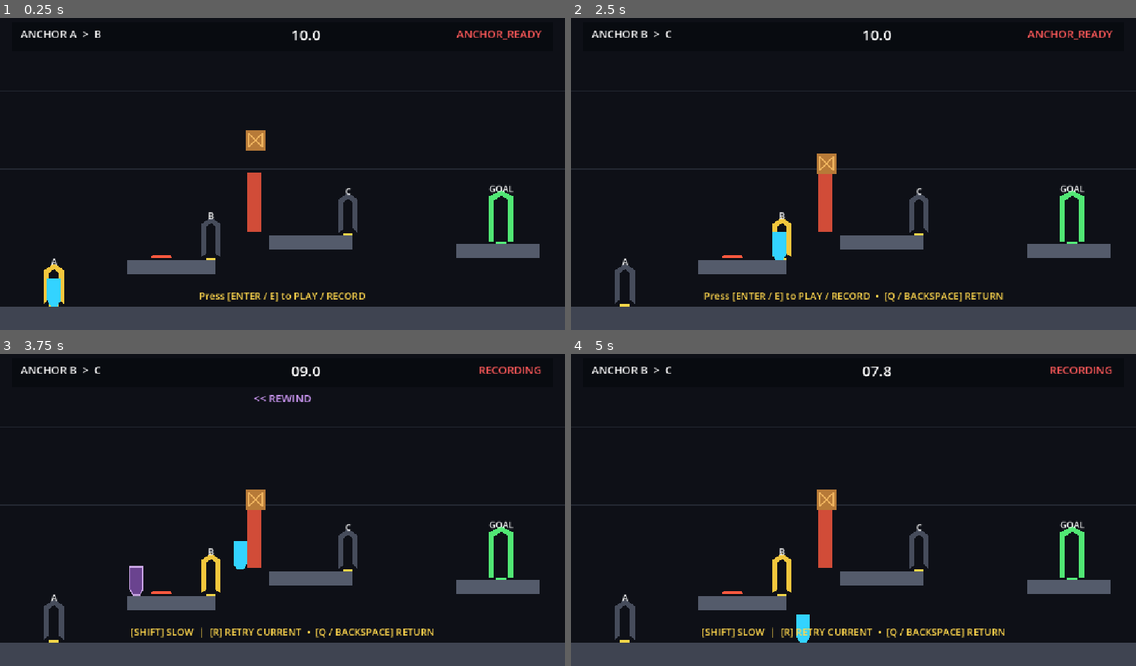
Above: before the commit, frames 1-4 (two rows, left to right).
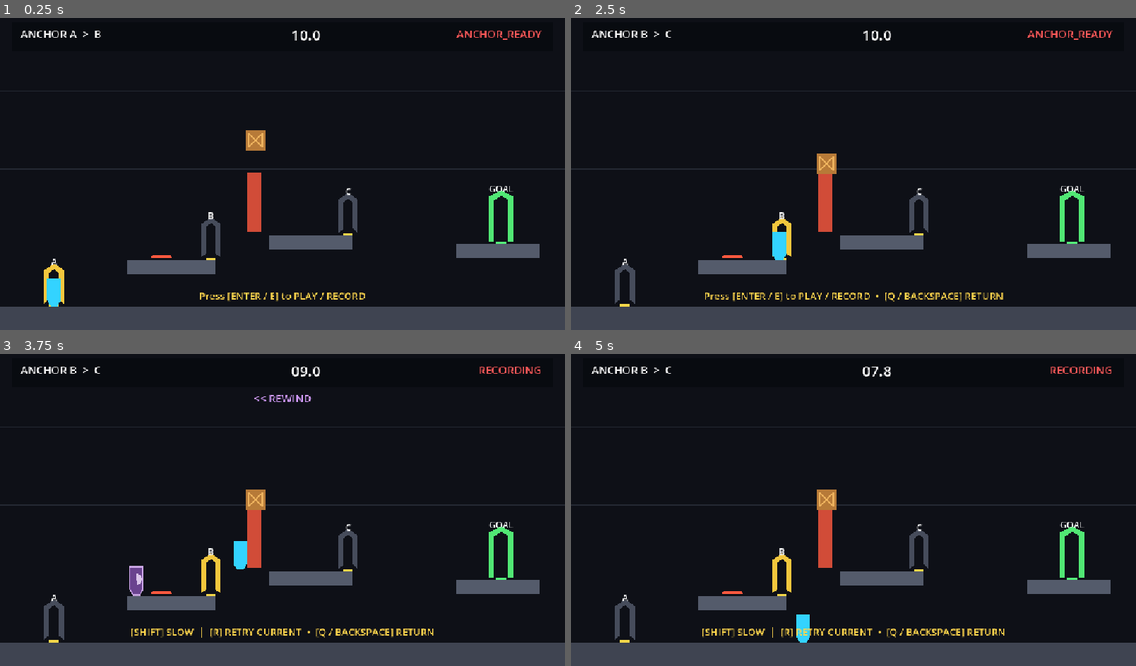
Above: after the commit, the same moments.

Repository: chingminghu/10_seconds
Game: Godot game, scene res://scenes/levels/level2.tscn
The game is run twice, just before and just after one commit, with the same random seed, the same clock (stepped at 60 frames per second) and the same inputs. This scene is started directly instead of the project's main scene.
Inputs:
- Up to frame 1 (0.25 s): no input
- Up to frame 2 (2.5 s): tap Enter (play_record) at 0.5 s; hold Enter (play_record) 0.53-1.28 s; hold D (move_right) 0.53-2.03 s; tap Space (jump) at 0.77, 1.52 s; tap Backspace (return_previous_anchor) at 1.35 s; hold A (move_left) from 2.03 s (still down); hold Shift (slow_move) from 2.03 s (still down)
- Up to frame 3 (3.75 s): tap Enter (play_record) at 2.75 s; release A (move_left) at 2.78 s; release Shift (slow_move) at 2.78 s; hold D (move_right) from 2.78 s (still down); tap J at 2.85 s; tap Space (jump) at 3.02 s; tap K at 3.6 s
- Up to frame 4 (5 s): tap Space (jump) at 3.77, 4.52 s; release D (move_right) at 4.28 s; hold A (move_left) from 4.28 s (still down); tap Enter (play_record) at 4.35 s

The runs differ from the first frame. In frame 1, 0.7% of the frame differs, in the area x 3-96%, y 4-91%; in frame 2, 0.9%; in frame 3, 1.0%; in frame 4, 0.8%.

Commit message:
add echo's progress bar

Diff:
--- /dev/null
+++ b/image/white_circle.svg
@@ -0,0 +1,8 @@
+<svg width="64" height="64" xmlns="http://www.w3.org/2000/svg">
+
+ <g>
+  <title>Layer 1</title>
+  <ellipse stroke-width="0" ry="75" rx="75" id="svg_2" cy="300" cx="400.00002" stroke="#000" fill="#fff"/>
+  <ellipse stroke-width="0" stroke="#000" ry="32" rx="32" id="svg_4" cy="32" cx="32" fill="#fff"/>
+ </g>
+</svg>
--- a/project.godot
+++ b/project.godot
@@ -88,5 +88,6 @@
 
 [rendering]
 
+textures/canvas_textures/default_texture_filter=0
 renderer/rendering_method="gl_compatibility"
 renderer/rendering_method.mobile="gl_compatibility"
--- a/scenes/echo/echo.tscn
+++ b/scenes/echo/echo.tscn
@@ -1,7 +1,8 @@
-[gd_scene load_steps=5 format=3]
+[gd_scene format=3 uid="uid://crnqak56tx1om"]
 
-[ext_resource type="Script" path="res://scenes/echo/echo.gd" id="1"]
-[ext_resource type="Script" path="res://scripts/playback_controller.gd" id="2"]
+[ext_resource type="Script" uid="uid://c8ux1wm5qiscu" path="res://scenes/echo/echo.gd" id="1"]
+[ext_resource type="Script" uid="uid://o648ptfvef1j" path="res://scripts/playback_controller.gd" id="2"]
+[ext_resource type="Texture2D" uid="uid://dv7bfx6mnt64h" path="res://image/white_circle.svg" id="2_hh7pq"]
 
 [sub_resource type="CapsuleShape2D" id="EchoShape"]
 radius = 14.0
@@ -10,40 +11,57 @@
 [sub_resource type="RectangleShape2D" id="BoxInteractionShape"]
 size = Vector2(36, 66)
 
-[node name="Echo" type="AnimatableBody2D"]
+[node name="Echo" type="AnimatableBody2D" unique_id=475848343]
 collision_layer = 4
 collision_mask = 10
 sync_to_physics = false
 script = ExtResource("1")
 
-[node name="CollisionShape2D" type="CollisionShape2D" parent="."]
+[node name="CollisionShape2D" type="CollisionShape2D" parent="." unique_id=983304625]
 position = Vector2(0, -32)
 shape = SubResource("EchoShape")
 disabled = true
 
-[node name="Visual" type="Polygon2D" parent="."]
+[node name="Visual" type="Polygon2D" parent="." unique_id=1616830161]
 position = Vector2(0, -34.8)
 scale = Vector2(1, 1.65714)
+color = Color(0.75, 0.45, 1, 0.52)
 polygon = PackedVector2Array(-14, -14, 14, -14, 14, 14, 7, 21, -7, 21, -14, 14)
-color = Color(0.75, 0.45, 1, 0.52)
 
-[node name="GhostOutline" type="Line2D" parent="."]
+[node name="GhostOutline" type="Line2D" parent="." unique_id=1083431495]
 position = Vector2(0, -34.8)
 scale = Vector2(1, 1.65714)
 points = PackedVector2Array(-14, -14, 14, -14, 14, 14, 7, 21, -7, 21, -14, 14, -14, -14)
 width = 2.0
 default_color = Color(0.9, 0.75, 1, 0.8)
 
-[node name="BoxInteractionArea" type="Area2D" parent="."]
+[node name="BoxInteractionArea" type="Area2D" parent="." unique_id=1157892860]
+visible = false
 collision_layer = 0
 collision_mask = 8
-monitoring = true
 monitorable = false
 
-[node name="CollisionShape2D" type="CollisionShape2D" parent="BoxInteractionArea"]
+[node name="CollisionShape2D" type="CollisionShape2D" parent="BoxInteractionArea" unique_id=1449635691]
 position = Vector2(0, -32)
 shape = SubResource("BoxInteractionShape")
 
-[node name="PlaybackController" type="Node" parent="." node_paths=PackedStringArray("playback_target")]
+[node name="ProgressBar" type="TextureProgressBar" parent="." unique_id=998723577]
+offset_left = -32.0
+offset_top = -64.0
+offset_right = 32.0
+scale = Vector2(0.35, 0.35)
+pivot_offset_ratio = Vector2(0.5, 0.5)
+max_value = 1.0
+step = 0.01
+value = 0.33
+fill_mode = 4
+texture_under = ExtResource("2_hh7pq")
+texture_progress = ExtResource("2_hh7pq")
+tint_under = Color(1, 1, 1, 0)
+tint_progress = Color(0.8548881, 0.76709116, 0.9159527, 1)
+metadata/_edit_use_anchors_ = true
+
+[node name="PlaybackController" type="Node" parent="." unique_id=864619543 node_paths=PackedStringArray("playback_target", "progress_bar")]
 script = ExtResource("2")
 playback_target = NodePath("..")
+progress_bar = NodePath("../ProgressBar")
--- a/scenes/levels/level1_v2.tscn
+++ b/scenes/levels/level1_v2.tscn
@@ -97,17 +97,15 @@
 player_spawn_offset = Vector2(0, -1)
 is_start_anchor = true
 
-[node name="Anchors" type="Node2D" parent="." unique_id=1944177455]
-
 [node name="Goal" parent="." unique_id=520439113 instance=ExtResource("4_2n60p")]
 position = Vector2(729, 202)
 
 [node name="EchoContainer" type="Node2D" parent="." unique_id=1044163385]
 
-[node name="RunController" parent="." unique_id=642834870 node_paths=PackedStringArray("player", "spawn_anchor", "orbs_root", "goal", "recording_controller", "echo_container", "snapshot_controller") instance=ExtResource("5_273nm")]
+[node name="RunController" parent="." unique_id=642834870 node_paths=PackedStringArray("player", "spawn_point", "orbs_root", "goal", "recording_controller", "echo_container", "snapshot_controller") instance=ExtResource("5_273nm")]
 unique_name_in_owner = true
 player = NodePath("../Player")
-spawn_anchor = NodePath("../AnchorA")
+spawn_point = NodePath("../AnchorA")
 orbs_root = NodePath("../Orbs")
 goal = NodePath("../Goal")
 recording_controller = NodePath("../RecordingController")
--- a/scripts/playback_controller.gd
+++ b/scripts/playback_controller.gd
@@ -7,6 +7,7 @@
 signal playback_finished
 
 @export var playback_target: Node2D
+@export var progress_bar: TextureProgressBar
 
 var is_playing: bool = false
 var playback_time: float = 0.0
@@ -23,6 +24,7 @@
 	playback_time = segment.duration
 	is_playing = true
 	_apply_frame(_segment.get_last_frame())
+	_apply_progress_bar(playback_time / _segment.duration)
 	playback_started.emit(segment)
 	playback_time_changed.emit(playback_time, _segment.duration)
 
@@ -43,6 +45,7 @@
 	playback_time = 0.0 if reaches_start else playback_time - delta
 	var previous_position := playback_target.global_position
 	_apply_frame(_segment.sample_at(playback_time))
+	_apply_progress_bar(playback_time / _segment.duration)
 	playback_motion_applied.emit(playback_target.global_position - previous_position, delta)
 	playback_time_changed.emit(playback_time, _segment.duration)
 
@@ -56,3 +59,8 @@
 	playback_target.global_rotation = frame.rotation
 	if playback_target.has_method(&"apply_recorded_presentation"):
 		playback_target.call(&"apply_recorded_presentation", frame)
+
+func _apply_progress_bar(value: float) -> void:
+	if progress_bar == null:
+		return
+	progress_bar.value = value
--- a/scripts/v2/run_controller_v2.gd
+++ b/scripts/v2/run_controller_v2.gd
@@ -23,7 +23,7 @@
 
 @export_category("Scene References")
 @export var player: PlayerController
-@export var spawn_anchor: Anchor
+@export var spawn_point: Node2D
 @export var orbs_root: Node
 @export var goal: LevelGoal
 @export var recording_controller: RecordingController
@@ -60,7 +60,7 @@
 
 func _ready() -> void:
 	assert(player != null, "RunControllerV2 requires a PlayerController reference.")
-	assert(spawn_anchor != null, "RunControllerV2 requires a spawn Anchor reference.")
+	assert(spawn_point != null, "RunControllerV2 requires a spawn Point reference.")
 	assert(orbs_root != null, "RunControllerV2 requires an Orbs root reference.")
 	assert(goal != null, "RunControllerV2 requires a LevelGoal reference.")
 	assert(recording_controller != null, "RunControllerV2 requires a RecordingController reference.")
@@ -70,11 +70,11 @@
 	assert(snapshot_controller != null, "RunControllerV2 requires a SnapshotController.")
 
 	player.set_movement_enabled(false)
-	_initial_player_transform = spawn_anchor.get_spawn_transform()
+	_initial_player_transform = spawn_point.global_transform
 	player.teleport_to(_initial_player_transform)
 	_normal_player_process_mode = player.process_mode
 	player.process_mode = Node.PROCESS_MODE_DISABLED
-	spawn_anchor.monitoring = false
+	#spawn_point.monitoring = false
 	recording_controller.maximum_duration = maximum_recording_duration
 	recording_controller.frame_recorded.connect(_on_recording_frame_recorded)
 	goal.player_reached_goal.connect(_on_goal_reached)
Not shown, added: image/white_circle.svg.import
